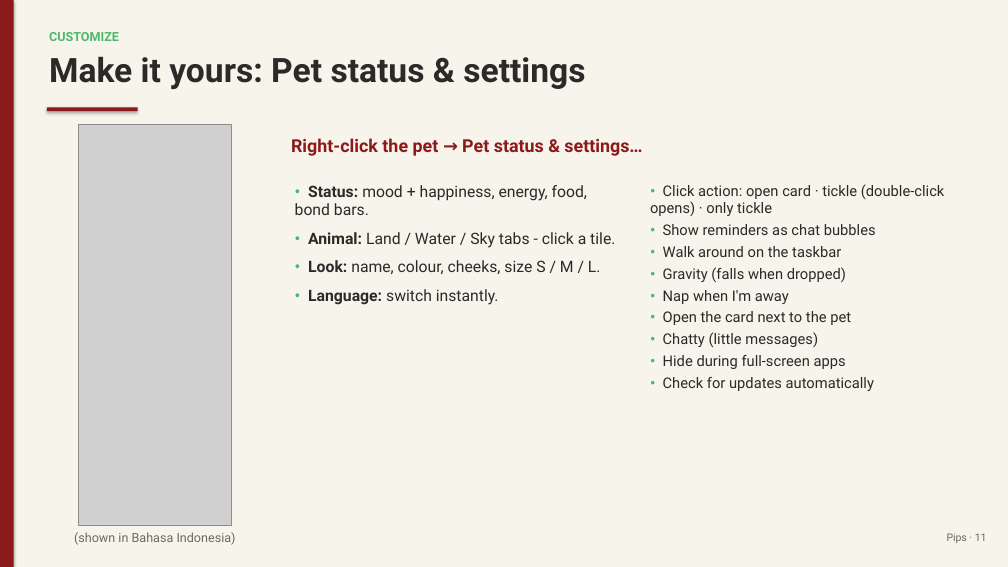
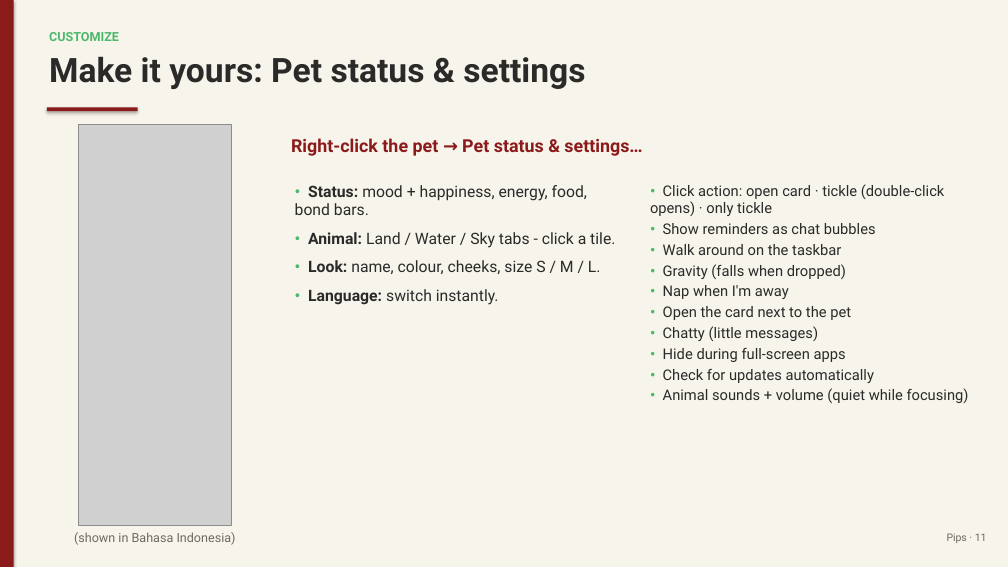
Before and after one commit to juw12/projects, a slide deck: slide 11 of apps/pips/web/download/Pips-Guide.pptx. Drawn at 1008x567 pixels with LibreOffice and Linux fonts; fonts in the diff are those of the drawing; grey boxes stand for pictures. Boxes give left, top, right and bottom in pixels: in the first picture for what was removed or moved away, otherwise in the second. Text is boxed around its words. In the diff, an @@ line names an element or a change of style, - is before the commit and + after.

Commit message:
pips 2.2.0: Pet sounds

```diff
--- a/apps/pips/web/download/Pips-Guide.pptx
+++ b/apps/pips/web/download/Pips-Guide.pptx
@@ text at <box>650,184,945,383</box>: less space between paragraphs @@
@@ text at <box>663,388,969,403</box>: paragraph added @@
+• Animal sounds + volume (quiet while focusing)
```
Also in this commit, not shown: 5 other slides changed, 9 other files.
